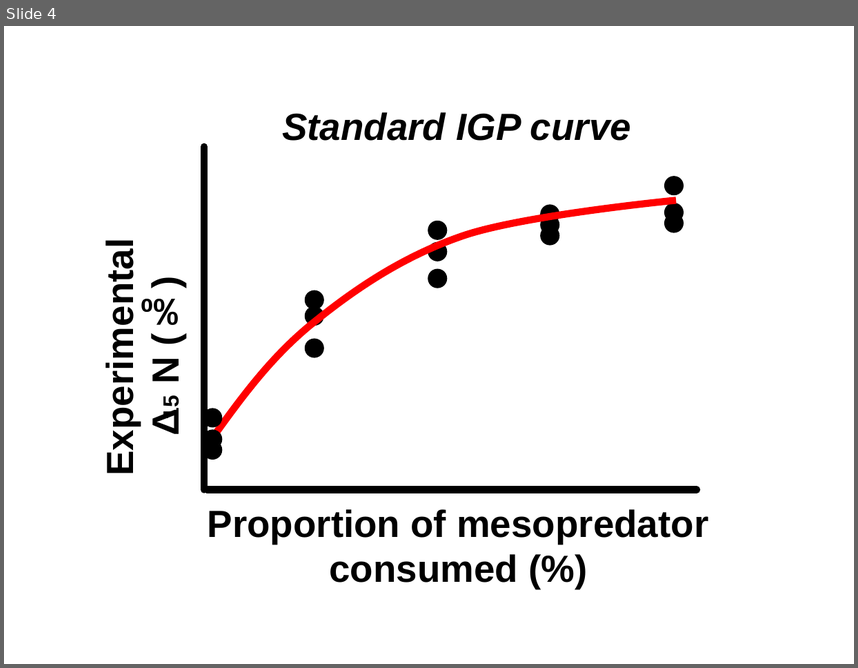
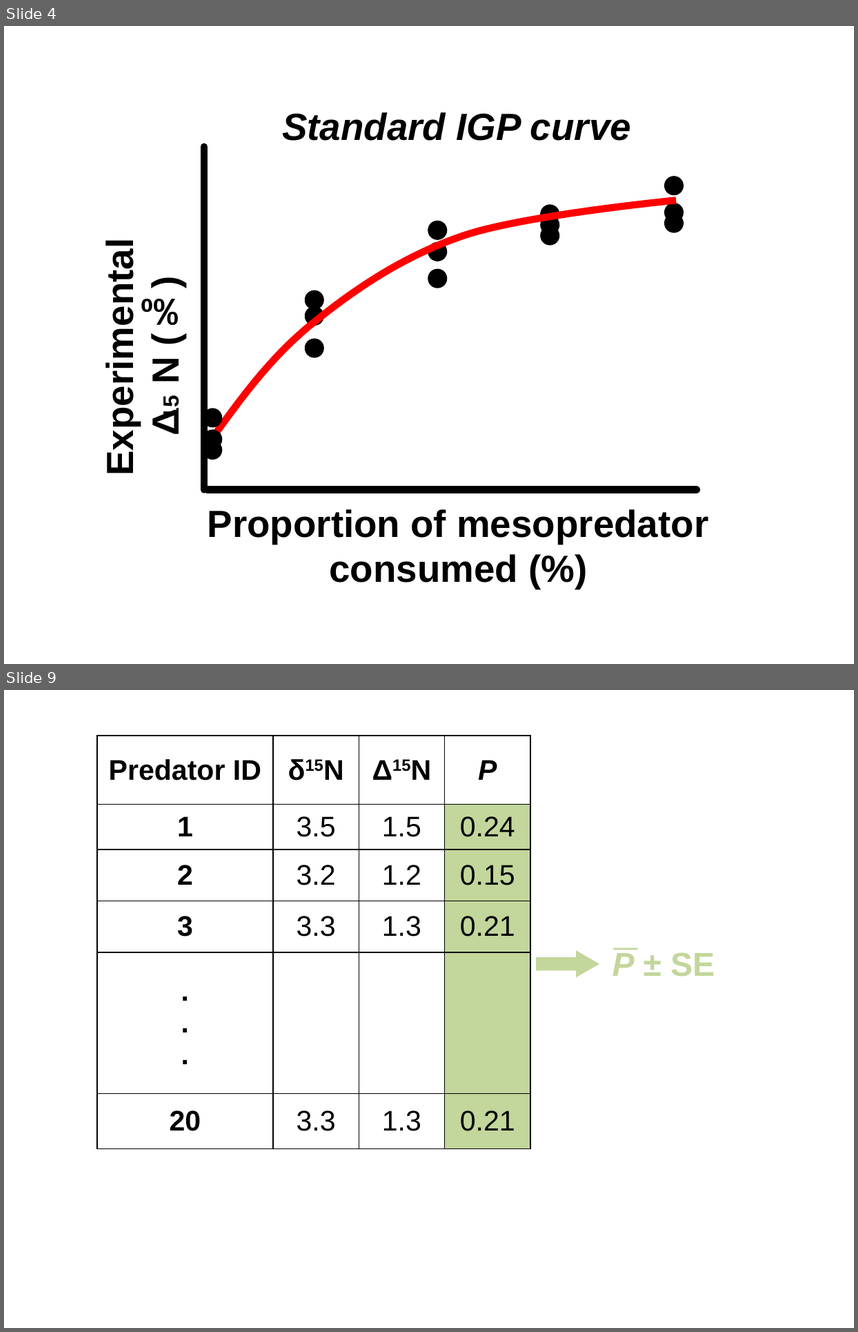
Before and after one commit to GenChangHSU/2023_Framework_for_Degree_of_Intraguild_Predation, a slide deck: Figures/Figures.pptx. Shown one above the other, each under a label of ours: slide 4 before the commit, slides 4 and 9 after it; the slides between them are not shown. The pictures are 858x668 and 858x1332 pixels, drawn with LibreOffice and Linux fonts; fonts in the diff are those of the drawing. Boxes give left, top, right and bottom in pixels: in the first picture for what was removed or moved away, otherwise in the second. Text is boxed around its words. In the diff, an @@ line names an element or a change of style, - is before the commit and + after.

```diff
--- a/Figures/Figures.pptx
+++ b/Figures/Figures.pptx
@@ slide 9 added at [4,690,854,1328], background #FFFFFF @@
@@ table added at [96,736,530,1149], 6 rows, 4 columns @@
+Predator ID | δ15N | Δ15N | P
+1 | 3.5 | 1.5 | 0.24
+2 | 3.2 | 1.2 | 0.15
+3 | 3.3 | 1.3 | 0.21
+. / . / . |  |  | 
+20 | 3.3 | 1.3 | 0.21
@@ text added at [606,934,691,994], 36 pt, text #C3D69B, bold @@
+¯
@@ up arrow added at [536,951,599,978], fill #C3D69B @@
@@ text added at [613,952,715,976], 28 pt, text #C3D69B, bold @@
+P ± SE
```
Also in this commit, not shown: 4 slides changed, 1 other slide added, 1 slide removed, 36 other files.
